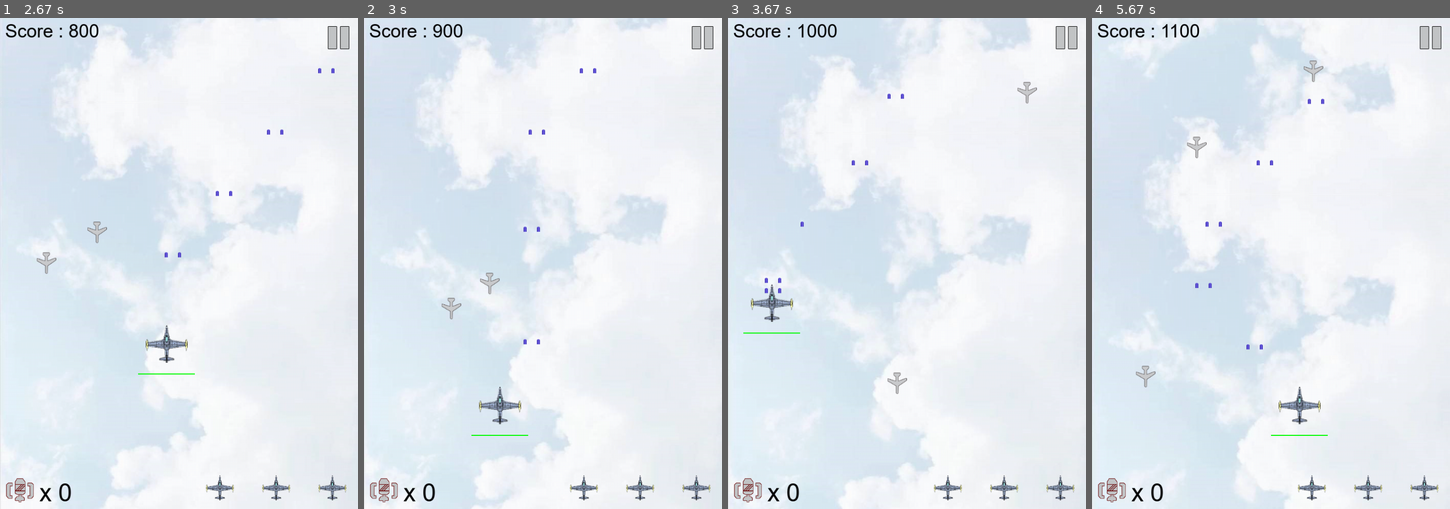
Above: before the commit, frames 1-4 (left to right).
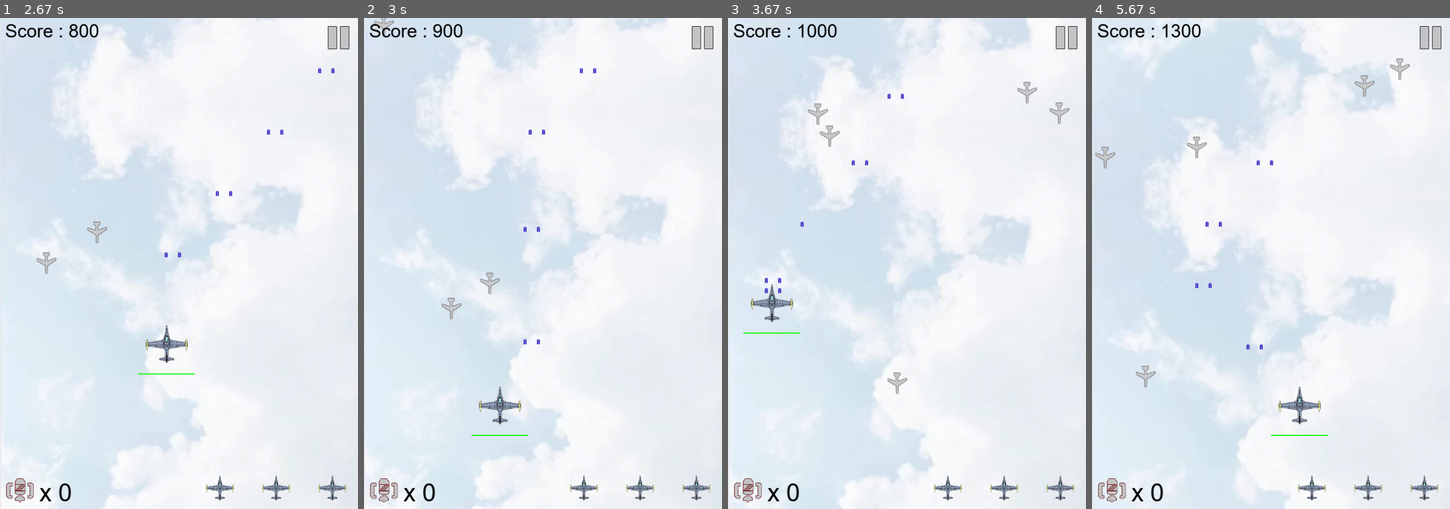
Above: after the commit, the same moments.

Repository: charlie-ccw/Pygame-project
Game: pygame game, started from main.py
The game is run twice, just before and just after one commit, with the same random seed, the same clock (stepped at 60 frames per second) and the same inputs.
Inputs:
- Up to frame 1 (2.67 s): tap Space at 0.33, 0.73, 1.03, 1.23, 1.57, 1.87, 2.07, 2.37, 2.63 s; hold D 0.67-1.13 s; hold W 1.17-1.47 s; hold D 1.5-1.97 s; hold A 2-2.53 s; hold S from 2.57 s (still down)
- Up to frame 2 (3 s): release S at 2.87 s; hold A from 2.9 s (still down); tap Space at 2.97 s
- Up to frame 3 (3.67 s): tap Space at 3.27, 3.4 s; release A at 3.3 s; hold W from 3.33 s (still down)
- Up to frame 4 (5.67 s): release W at 3.7 s; hold D 3.73-4.37 s; tap Space at 3.8, 4.1, 4.47, 4.87, 5.17, 5.37 s; hold S 4.4-4.77 s; hold A 4.8-5.27 s; hold D from 5.3 s (still down)

Frame 1 is identical in both runs. In frame 2, less than 0.1% of the frame differs, in the area x 2-9%, y 0-4%; in frame 3, 0.3%; in frame 4, 0.5%, in the area x 0-89%, y 1-31%.

Commit message:
Update main.py
solve the delay problem which cause that the bossbullets referenced before assigment

Diff:
--- a/main.py
+++ b/main.py
@@ -256,6 +256,7 @@
 
     # here we start the game
     while running:
+        print (delay)
         for event in pygame.event.get():
 
             # here we quit the game and exit the system
@@ -308,7 +309,7 @@
                 pygame.time.set_timer(invincible_time, 0)
 
         # here we change the levels
-        if level == 1 and score > 1000:
+        if level == 1 and score > 100:
             level = 2
 
             # add more enemy planes to increase the difficulty level
@@ -318,7 +319,7 @@
             # increase the speed of the small enemy plane
             inc_speed(enemy1, 1)
 
-        elif level == 2 and score > 3000:
+        elif level == 2 and score > 300:
             level = 3
 
             # add more enemy planes to increase the difficulty level
@@ -328,7 +329,7 @@
             # increase the speed of the small enemy plane
             inc_speed(enemy1, 1)
 
-        elif level == 3 and score > 8000:
+        elif level == 3 and score > 800:
             level = 4
 
             # add more enemy planes to increase the difficulty level
@@ -339,7 +340,7 @@
             # increase the speed of the small enemy plane
 
 
-        elif level == 4 and score > 15000:
+        elif level == 4 and score > 1500:
             level = 5
 
             # add more enemy planes to increase the difficulty level
@@ -349,7 +350,7 @@
             # increase the speed of the small enemy plane
             inc_speed(enemy4, 1)
 
-        elif level == 5 and score > 25000:
+        elif level == 5 and score > 2500:
             level = 6
 
             # add more enemy planes to increase the difficulty level
@@ -361,7 +362,8 @@
             # increase the speed of the small enemy plane
             inc_speed(enemy1, 1)
 
-        elif level == 6 and score > 40000:
+        elif level == 6 and score > 4000:
+            score = 4000
             level = 7
 
             # delete all the enemy planes
@@ -369,7 +371,9 @@
             for each in enemies:
                 each.active = False
             boss1.active = True
-
+        if score == 4000:
+            score += 100
+            delay = 100
         # here we draw the background picture
         if background1.active:
             background1.move()
@@ -608,15 +612,16 @@
 
             # here we draw the boss bullet
             if boss1.active:
-                bossbullets = bullet6
-                bossbullets[bullet6_index].reset((boss1.rect.centerx - 300, boss1.rect.centery))
-                bossbullets[bullet6_index+1].reset((boss1.rect.centerx - 200, boss1.rect.centery))
-                bossbullets[bullet6_index+2].reset((boss1.rect.centerx - 100, boss1.rect.centery))
-                bossbullets[bullet6_index+3].reset((boss1.rect.centerx, boss1.rect.centery))
-                bossbullets[bullet6_index+4].reset((boss1.rect.centerx + 100, boss1.rect.centery))
-                bossbullets[bullet6_index+5].reset((boss1.rect.centerx + 200, boss1.rect.centery))
-                bossbullets[bullet6_index+6].reset((boss1.rect.centerx + 300, boss1.rect.centery))
-                bullet6_index = (bullet6_index + 7) % bullet6_number
+                if not(delay % 10):
+                    bossbullets = bullet6
+                    bossbullets[bullet6_index].reset((boss1.rect.centerx - 300, boss1.rect.centery))
+                    bossbullets[bullet6_index+1].reset((boss1.rect.centerx - 200, boss1.rect.centery))
+                    bossbullets[bullet6_index+2].reset((boss1.rect.centerx - 100, boss1.rect.centery))
+                    bossbullets[bullet6_index+3].reset((boss1.rect.centerx, boss1.rect.centery))
+                    bossbullets[bullet6_index+4].reset((boss1.rect.centerx + 100, boss1.rect.centery))
+                    bossbullets[bullet6_index+5].reset((boss1.rect.centerx + 200, boss1.rect.centery))
+                    bossbullets[bullet6_index+6].reset((boss1.rect.centerx + 300, boss1.rect.centery))
+                    bullet6_index = (bullet6_index + 7) % bullet6_number
 
             # here we check if the bullet collides witg the plane
             if level == 7 and boss1.active:
@@ -772,8 +777,9 @@
                     en3_destroy_index = (en3_destroy_index + 1) % 4
                     if en3_destroy_index == 0:
                         score += 1000
-                        e3.reset()
-            if e3.rect.top > 960:
+                        if not level == 7:
+                            e3.reset()
+            if e3.rect.top > 960 and not level == 7:
                 e3.reset()
 
 
@@ -804,8 +810,9 @@
                         e2_destroy_index = (e2_destroy_index + 1) % 4
                         if e2_destroy_index == 0:
                             score += 500
-                            each.reset()
-                if each.rect.top > 960:
+                            if not level == 7:
+                                each.reset()
+                if each.rect.top > 960 and not level == 7:
                     each.reset()
 
             for each in enemy1:
@@ -819,7 +826,8 @@
                         e1_destroy_index = (e1_destroy_index + 1) % 4
                         if e1_destroy_index == 0:
                             score += 100
-                            each.reset()
+                            if not level == 7:
+                                each.reset()
 
             for each in enemy4:
                 if each.active:
@@ -832,7 +840,8 @@
                         e4_destroy_index = (e4_destroy_index + 1) % 4
                         if e4_destroy_index == 0:
                             score += 100
-                            each.reset()
+                            if not level == 7:
+                                each.reset()
 
             for each in enemy5:
                 if each.active:
@@ -845,7 +854,8 @@
                         e5_destroy_index = (e5_destroy_index + 1) % 4
                         if e5_destroy_index == 0:
                             score += 100
-                            each.reset()
+                            if not level == 7:
+                                each.reset()
 
             for each in enemy6:
                 if each.active:
@@ -858,7 +868,8 @@
                         e6_destroy_index = (e6_destroy_index + 1) % 4
                         if e6_destroy_index == 0:
                             score += 100
-                            each.reset()
+                            if not level == 7:
+                                each.reset()
 
             for each in enemy7:
                 if each.active:
@@ -871,7 +882,8 @@
                         e7_destroy_index = (e7_destroy_index + 1) % 4
                         if e7_destroy_index == 0:
                             score += 100
-                            each.reset()
+                            if not level == 7:
+                                each.reset()
 
             # here we draw the score
             score_text = score_font.render("Score : %s" % str(score), True, BLACK)
